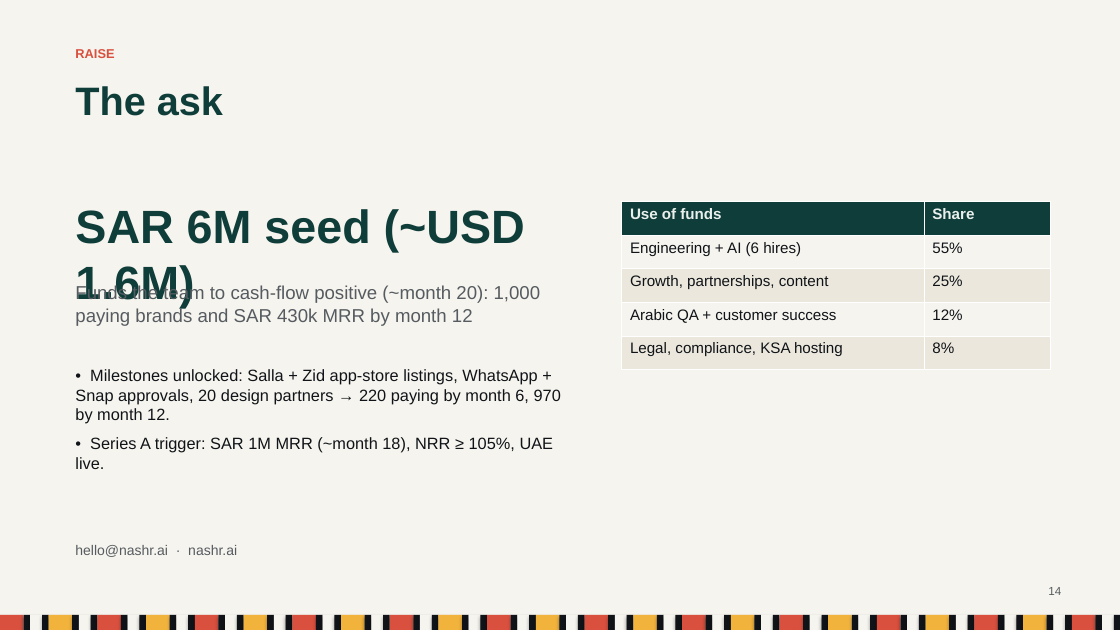
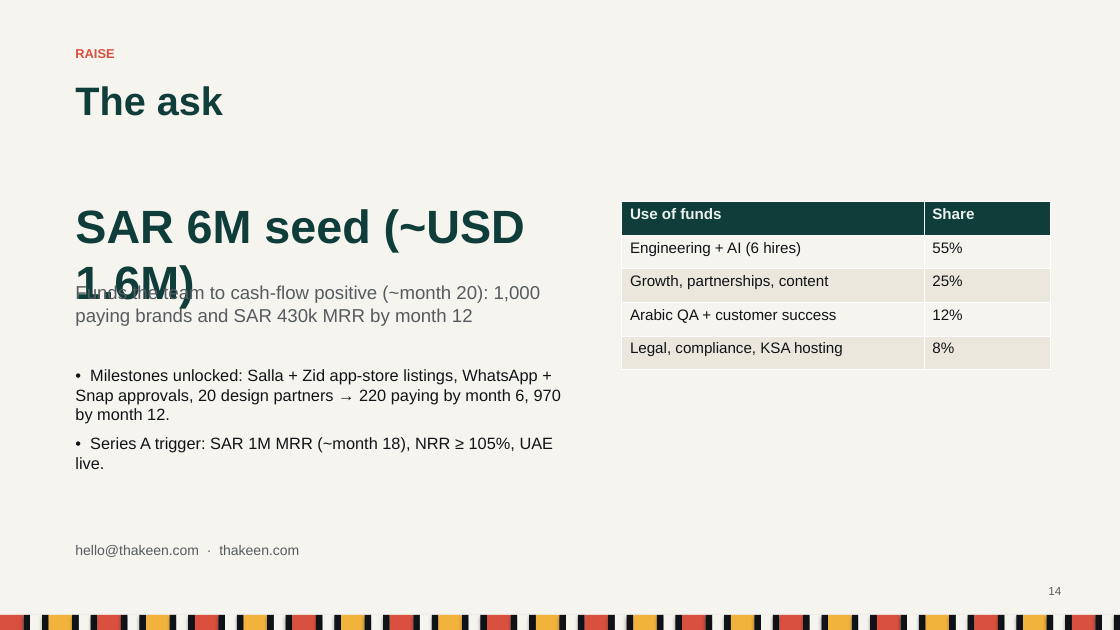
Before and after one commit to iAbulkhair/Nashr, a slide deck: slide 14 of docs/Nashr_Pitch_Deck.pptx. Drawn at 1120x630 pixels with LibreOffice and Linux fonts; fonts in the diff are those of the drawing. Boxes give left, top, right and bottom in pixels: in the first picture for what was removed or moved away, otherwise in the second. Text is boxed around its words. In the diff, an @@ line names an element or a change of style, - is before the commit and + after.

```diff
--- a/docs/Nashr_Pitch_Deck.pptx
+++ b/docs/Nashr_Pitch_Deck.pptx
@@ text at [75, 545, 299, 557]: text changed @@
-hello@nashr.ai · nashr.ai
+hello@thakeen.com · thakeen.com
```
Also in this commit, not shown: 7 other slides changed, 12 other files.
